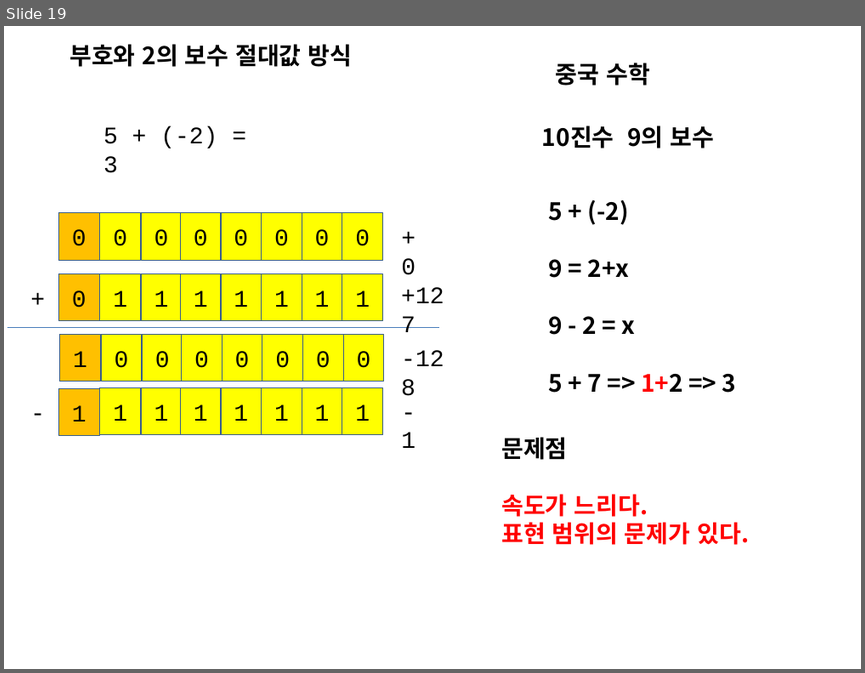
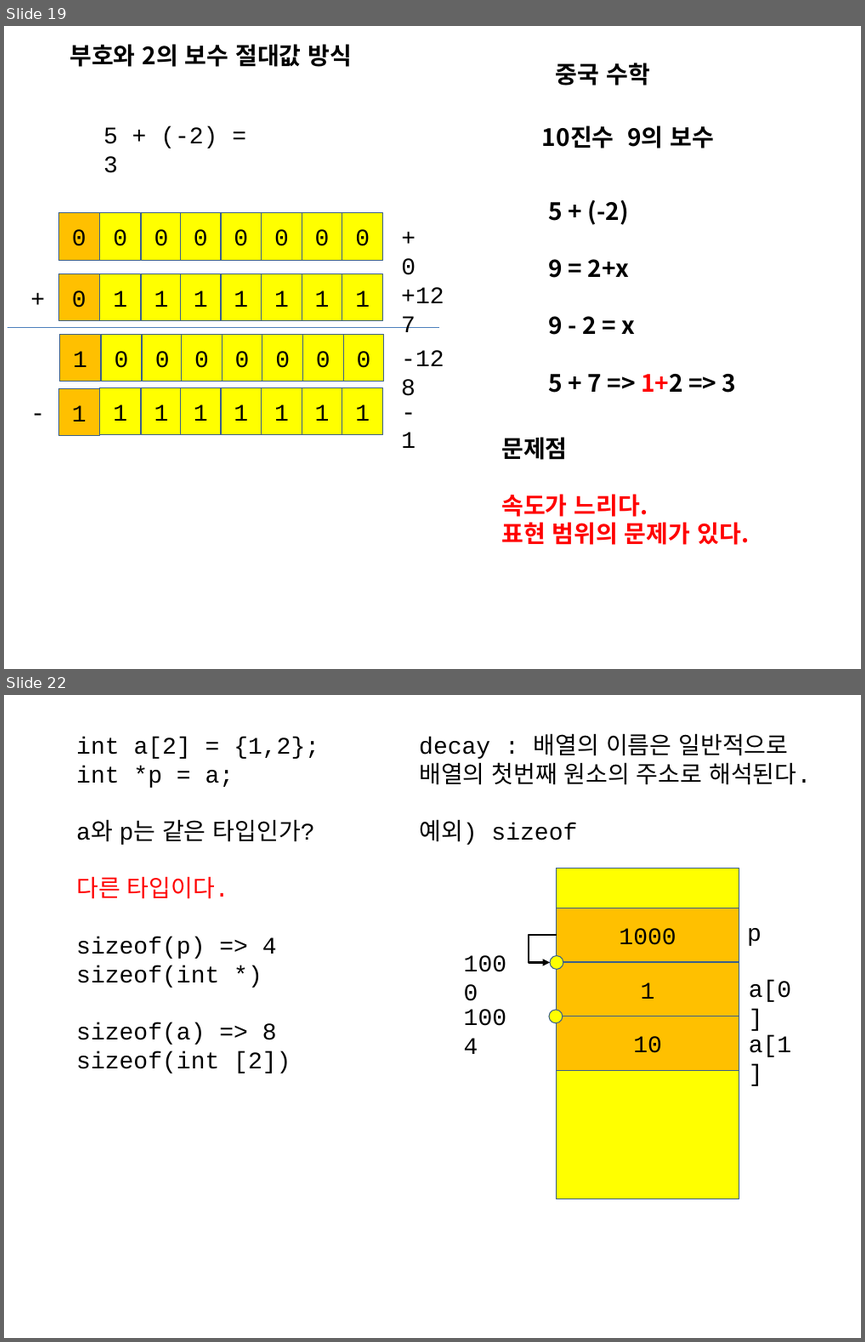
Before and after one commit to chisun-joung/osdsalgo_c, a slide deck: 01_day.pptx. Shown one above the other, each under a label of ours: slide 19 before the commit, slides 19 and 22 after it; the slides between them are not shown. The pictures are 865x673 and 865x1342 pixels, drawn with LibreOffice and Linux fonts; fonts in the diff are those of the drawing. Boxes give left, top, right and bottom in pixels: in the first picture for what was removed or moved away, otherwise in the second. Text is boxed around its words. In the diff, an @@ line names an element or a change of style, - is before the commit and + after.

```diff
--- a/01_day.pptx
+++ b/01_day.pptx
@@ slide 22 added at <box>4,695,861,1338</box>, background #FFFFFF @@
@@ text added at <box>76,737,319,1073</box>, 20 pt, text #000000 @@
+int a[2] = {1,2};
+int *p = a;
+a와 p는 같은 타입인가?
+다른 타입이다.
+sizeof(p) => 4
+sizeof(int *)
+sizeof(a) => 8
+sizeof(int [2])
@@ text added at <box>419,733,811,845</box>, 20 pt, text #000000 @@
+decay : 배열의 이름은 일반적으로
+배열의 첫번째 원소의 주소로 해석된다.
+예외) sizeof
@@ rectangle added at <box>556,868,739,1199</box>, fill #FFFF00, outline #3A5F8C 0.75 pt @@
@@ rectangle added at <box>556,907,739,961</box>, fill #FFC000, outline #3A5F8C 0.75 pt, 20 pt, text #000000 @@
+1000
@@ text added at <box>455,943,526,981</box>, 20 pt, text #000000 @@
+1000
@@ elbow arrow added from (556, 935) to (550, 962), #000000 1.5 pt @@
@@ text added at <box>747,928,761,946</box>, 20 pt, text #000000 @@
+p
@@ ellipse added at <box>550,955,563,970</box>, fill #FFFF00, outline #3A5F8C 0.75 pt @@
@@ rectangle added at <box>556,962,739,1016</box>, fill #FFC000, outline #3A5F8C 0.75 pt, 20 pt, text #000000 @@
+1
@@ text added at <box>455,998,526,1035</box>, 20 pt, text #000000 @@
+1004
@@ text added at <box>749,980,791,1002</box>, 20 pt, text #000000 @@
+a[0]
@@ ellipse added at <box>549,1009,562,1023</box>, fill #FFFF00, outline #3A5F8C 0.75 pt @@
@@ rectangle added at <box>556,1016,739,1071</box>, fill #FFC000, outline #3A5F8C 0.75 pt, 20 pt, text #000000 @@
+10
@@ text added at <box>749,1035,791,1057</box>, 20 pt, text #000000 @@
+a[1]
```
Also in this commit, not shown: 16 other slides added, 1 other file.
